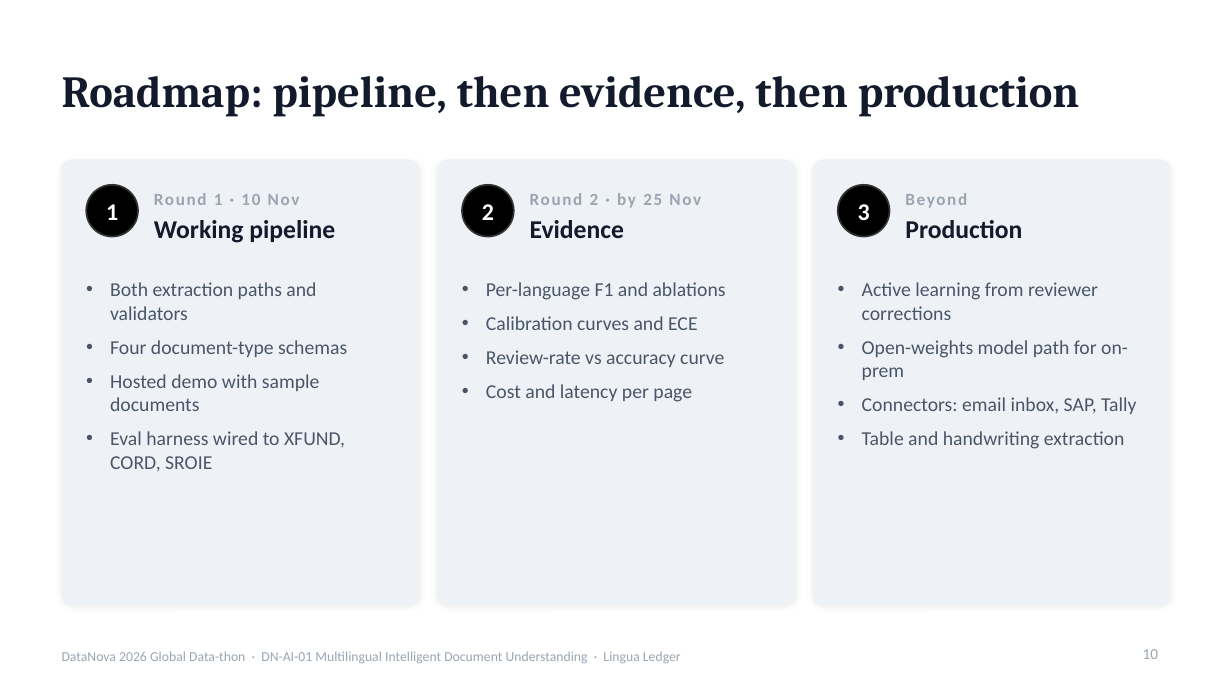
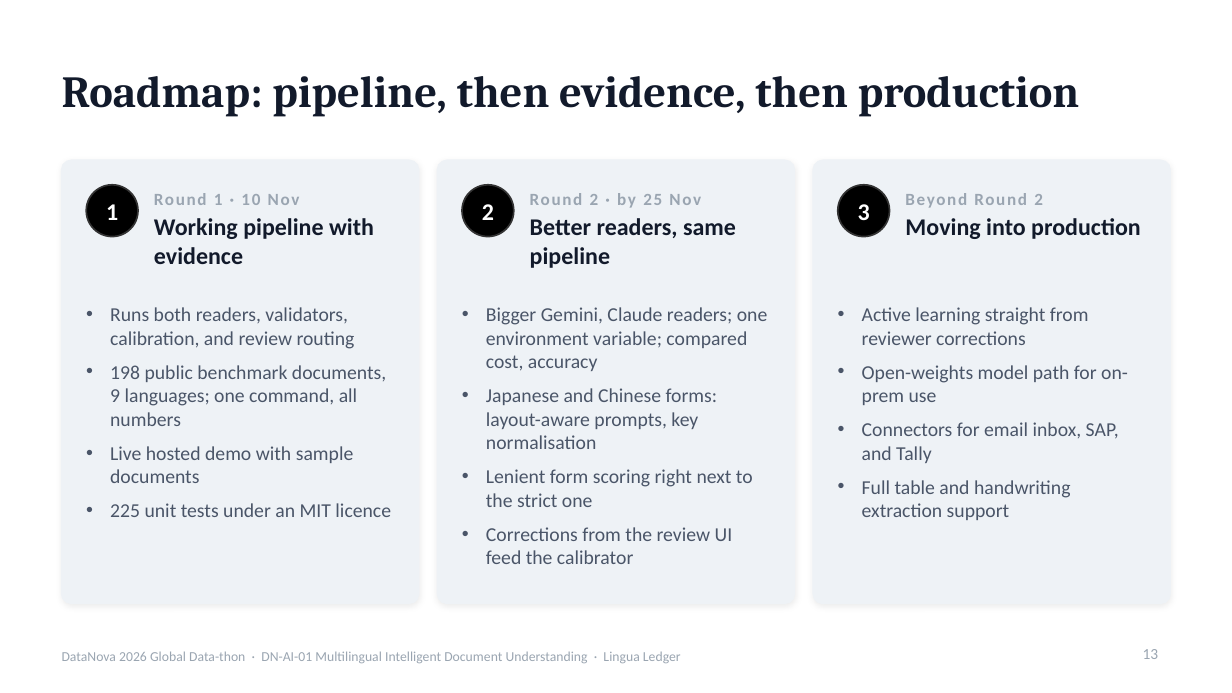
Before and after one commit to rishavnaskar/lingua-ledger, a slide deck: slide 13 of deck/LinguaLedger-DataNova2026-Round1.pptx (slide 10 before the commit). Drawn at 1232x693 pixels with LibreOffice and Linux fonts; fonts in the diff are those of the drawing. Boxes give left, top, right and bottom in pixels: in the first picture for what was removed or moved away, otherwise in the second. Text is boxed around its words. In the diff, an @@ line names an element or a change of style, - is before the commit and + after.

Commit message:
Two-fold cross-fitted calibration with a stable split, results deck, Devpost text

```diff
--- a/deck/LinguaLedger-DataNova2026-Round1.pptx
+++ b/deck/LinguaLedger-DataNova2026-Round1.pptx
@@ text at <box>905,193,1043,208</box>: text changed @@
-Beyond
+Beyond Round 2
@@ text at <box>154,218,374,264</box>: text changed; size 15 to 14 pt @@
-Working pipeline
+Working pipeline with evidence
@@ vertical alignment middle to top in 3 elements at <box>154,218,374,264</box>, <box>905,218,1141,239</box>, <box>530,218,736,268</box> @@
@@ text at <box>530,218,736,268</box>: text changed; size 15 to 14 pt @@
-Evidence
+Better readers, same pipeline
@@ text at <box>905,218,1141,239</box>: text changed; size 15 to 14 pt @@
-Production
+Moving into production
@@ text at <box>110,307,391,517</box>: text changed @@
-• Both extraction paths and validators
-• Four document-type schemas
-• Hosted demo with sample documents
-• Eval harness wired to XFUND, CORD, SROIE
+• Runs both readers, validators, calibration, and review routing
+• 198 public benchmark documents, 9 languages; one command, all numbers
+• Live hosted demo with sample documents
+• 225 unit tests under an MIT licence
@@ text at <box>486,307,768,564</box>: text changed @@
-• Per-language F1 and ablations
-• Calibration curves and ECE
-• Review-rate vs accuracy curve
-• Cost and latency per page
+• Bigger Gemini, Claude readers; one environment variable; compared cost, accuracy
+• Japanese and Chinese forms: layout-aware prompts, key normalisation
+• Lenient form scoring right next to the strict one
+• Corrections from the review UI feed the calibrator
@@ text at <box>862,307,1128,520</box>: text changed @@
-• Active learning from reviewer corrections
-• Open-weights model path for on-prem
-• Connectors: email inbox, SAP, Tally
-• Table and handwriting extraction
+• Active learning straight from reviewer corrections
+• Open-weights model path for on-prem use
+• Connectors for email inbox, SAP, and Tally
+• Full table and handwriting extraction support
@@ page number at <box>1143,649,1159,659</box>: text changed @@
-10
+13
```
Also in this commit, not shown: 2 other slides changed, 3 slides added, 10 other files.
